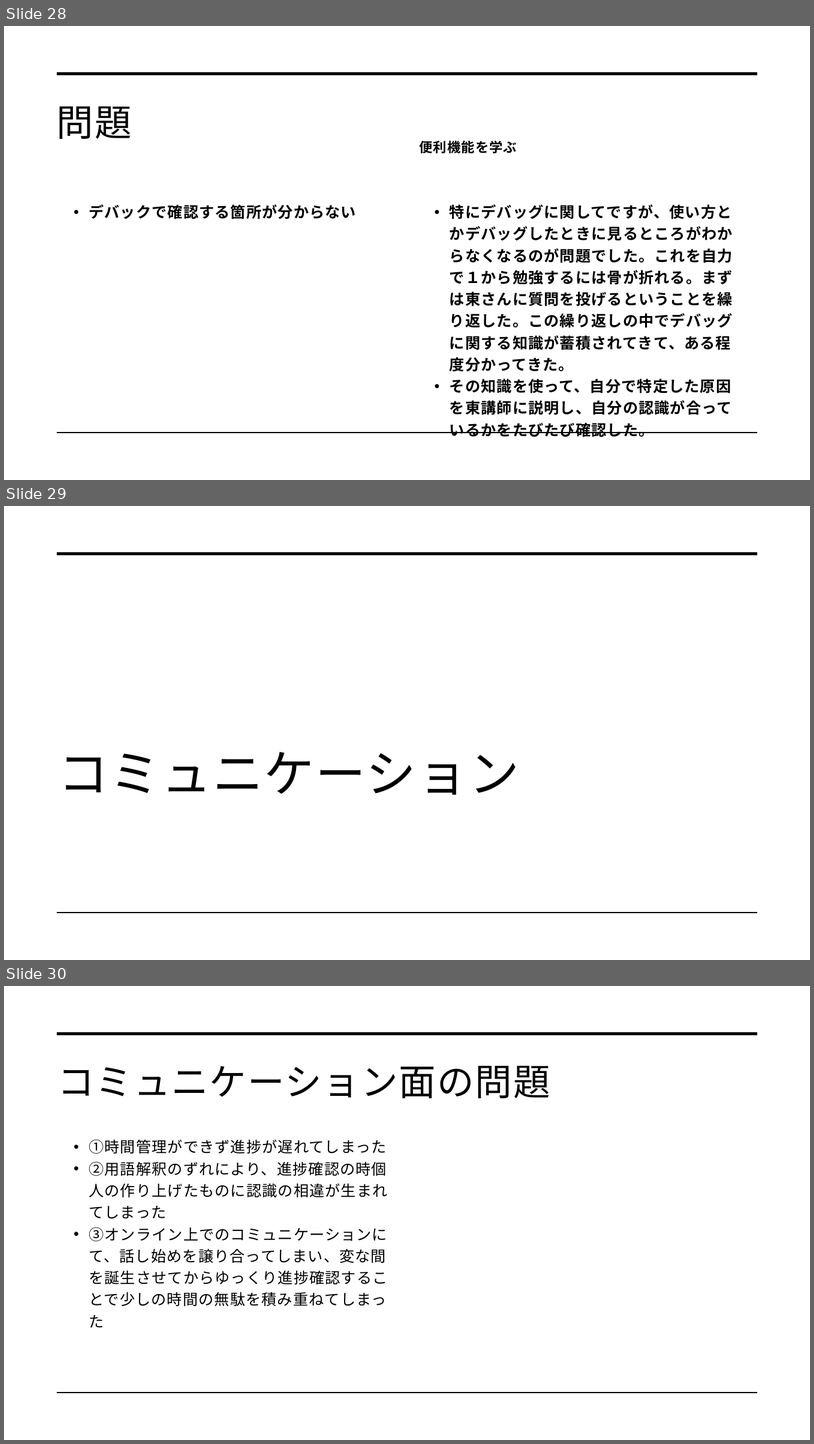
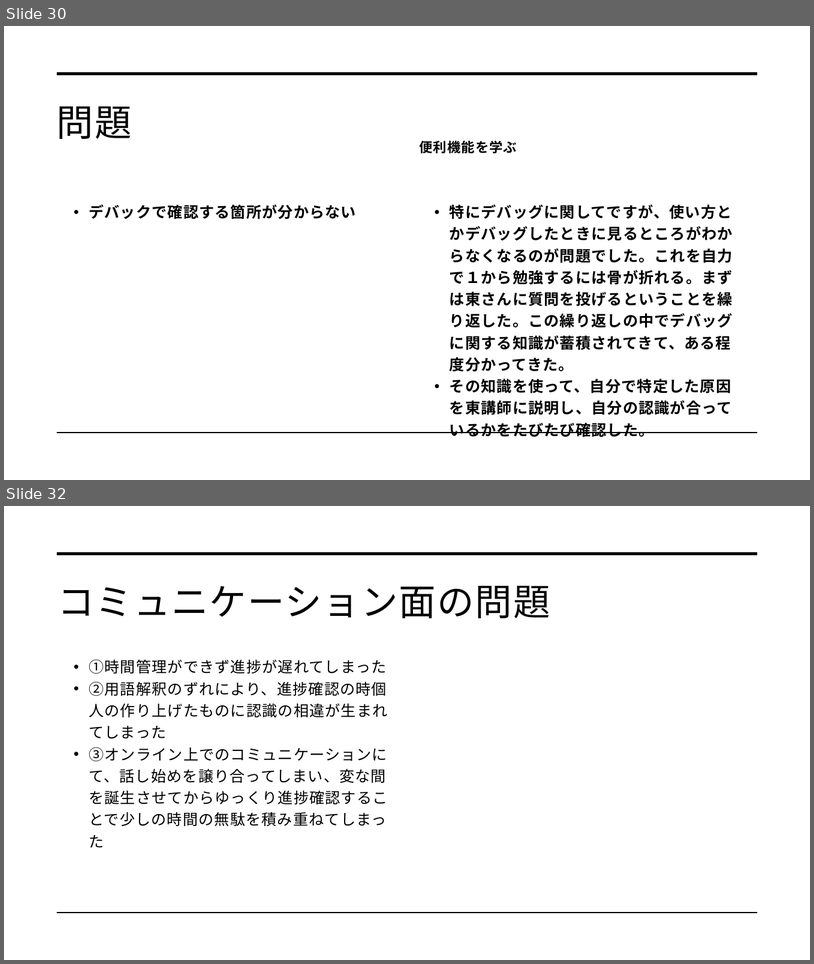
Before and after one commit to dojo2022/C-3, a slide deck: C-3_配布資料/0630_C3_発表資料.pptx. Shown one above the other, each under a label of ours: slides 28, 29 and 30 before the commit, slides 30 and 32 after it; the slides between them are not shown. The pictures are 814x1444 and 814x964 pixels, drawn with LibreOffice and Linux fonts; fonts in the diff are those of the drawing. Boxes give left, top, right and bottom in pixels: in the first picture for what was removed or moved away, otherwise in the second. Text is boxed around its words. In the diff, an @@ line names an element or a change of style, - is before the commit and + after.

```diff
--- a/C-3_配布資料/0630_C3_発表資料.pptx
+++ b/C-3_配布資料/0630_C3_発表資料.pptx
@@ slide 29 removed at <box>4,506,810,960</box>, background #FFFFFF; not listed: 2 template elements that a slide beside it also shows @@
@@ title removed at <box>59,751,519,795</box> @@
-コミュニケーション
@@ what was slide 28 is now slide 30 @@
@@ what was slide 30 is now slide 32 @@
```
Also in this commit, not shown: 2 slides changed, 7 slides added, 1 other slide removed.
